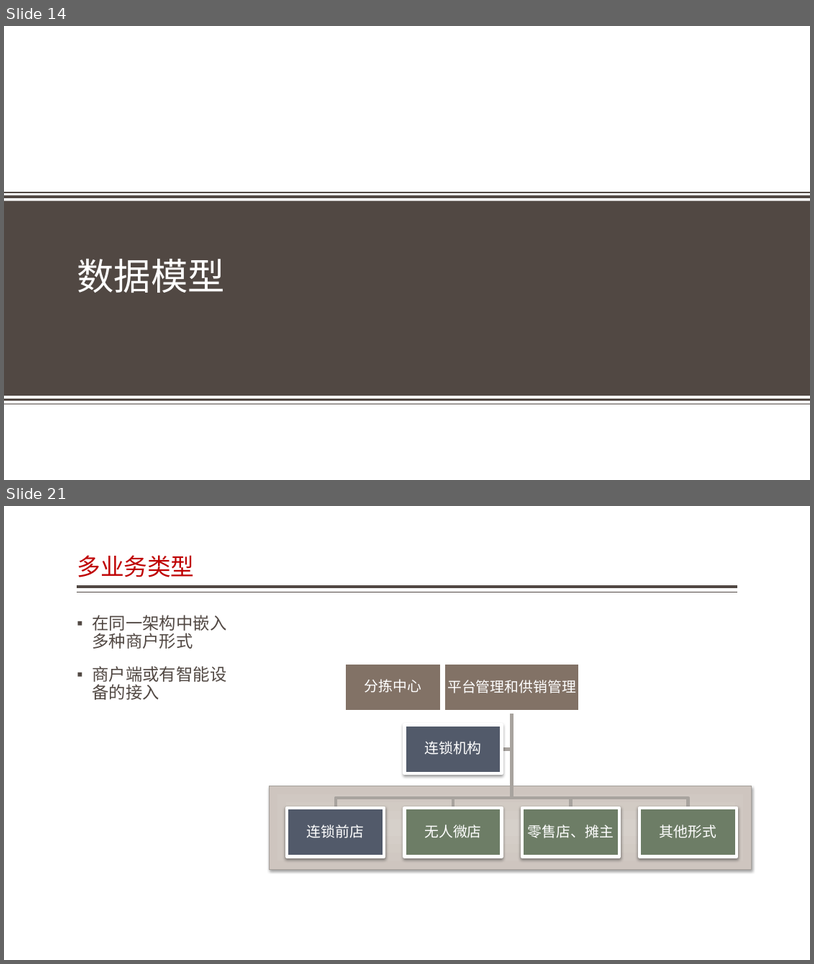
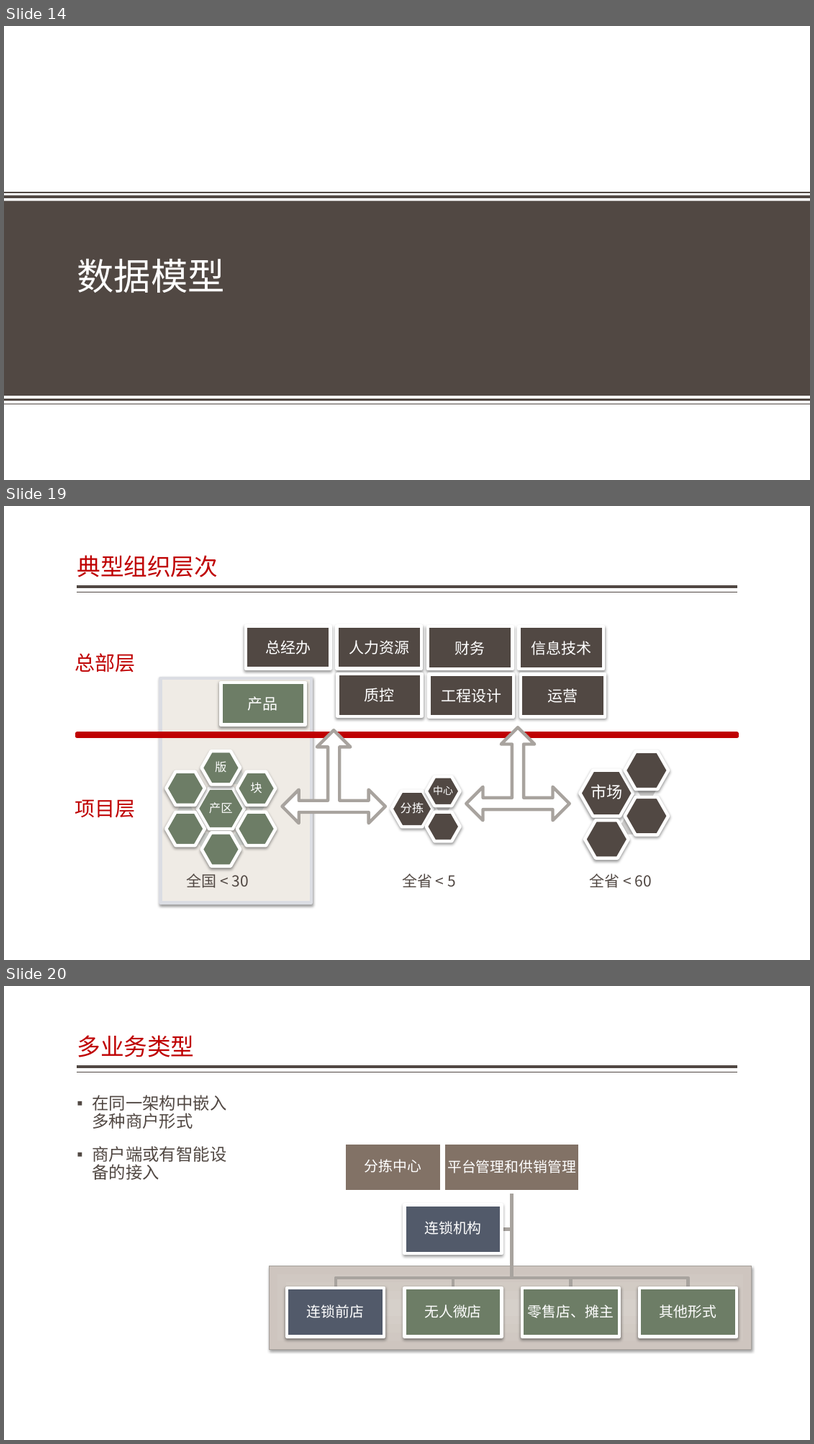
Before and after one commit to jzgi/chainsmart, a slide deck: Docs/品链应用参考设计.pptx. Shown one above the other, each under a label of ours: slides 14 and 21 before the commit, slides 14, 19 and 20 after it; the slides between them are not shown. The pictures are 814x964 and 814x1444 pixels, drawn with LibreOffice and Linux fonts; fonts in the diff are those of the drawing; background and template pictures are left out. Boxes give left, top, right and bottom in pixels: in the first picture for what was removed or moved away, otherwise in the second. Text is boxed around its words. In the diff, an @@ line names an element or a change of style, - is before the commit and + after.

```diff
--- a/Docs/品链应用参考设计.pptx
+++ b/Docs/品链应用参考设计.pptx
@@ slide 19 added at [4, 506, 810, 960], background #FFFFFF; not listed: 2 template elements that a slide beside it also shows @@
@@ title added at [77, 555, 218, 577], 28 pt, text #BF0102 @@
+典型组织层次
@@ rectangle added at [246, 626, 331, 668], fill #514843, outline #FFFFFF 3.82 pt, 18 pt, text #FFFFFF @@
+总经办
@@ rectangle added at [337, 626, 422, 668], fill #514843, outline #FFFFFF 3.82 pt, 18 pt, text #FFFFFF @@
+人力资源
@@ rectangle added at [428, 626, 513, 669], fill #514843, outline #FFFFFF 3.82 pt, 18 pt, text #FFFFFF @@
+财务
@@ rectangle added at [520, 626, 604, 669], fill #514843, outline #FFFFFF 3.82 pt, 18 pt, text #FFFFFF @@
+信息技术
@@ text added at [75, 653, 135, 672], 24 pt, text #BF0102 @@
+总部层
@@ rectangle added at [161, 678, 311, 903], fill #EFEBE5, outline #DBDDE3 3.82 pt @@
@@ rectangle added at [338, 674, 422, 716], fill #514843, outline #FFFFFF 3.82 pt, 18 pt, text #FFFFFF @@
+质控
@@ rectangle added at [430, 674, 514, 716], fill #514843, outline #FFFFFF 3.82 pt, 18 pt, text #FFFFFF @@
+工程设计
@@ rectangle added at [521, 674, 606, 716], fill #514843, outline #FFFFFF 3.82 pt, 18 pt, text #FFFFFF @@
+运营
@@ rectangle added at [221, 682, 306, 725], fill #6D7D66, outline #FFFFFF 3.82 pt, 18 pt, text #FFFFFF @@
+产品
@@ rectangle added at [77, 734, 738, 736], fill #BF0102, outline #BF0102 3.78 pt @@
@@ left right up arrow added at [282, 730, 386, 823], fill #FFFFFF, outline #A8A39E 3.78 pt @@
@@ left right up arrow added at [467, 728, 570, 821], fill #FFFFFF, outline #A8A39E 3.78 pt @@
@@ group added at [166, 751, 275, 866]: 12 hexagons, 3 texts @@
+产区
+版
+块
@@ text added at [75, 799, 135, 818], 24 pt, text #BF0102 @@
+项目层
@@ group added at [392, 777, 460, 841]: 4 hexagons, 2 texts @@
+分拣
+中心
@@ group added at [581, 752, 669, 857]: 6 hexagons, 1 text @@
+市场
@@ text added at [186, 873, 248, 888], 18 pt, text #514843 @@
+全国 < 30
@@ text added at [402, 873, 456, 888], 18 pt, text #514843 @@
+全省 < 5
@@ text added at [590, 873, 652, 888], 18 pt, text #514843 @@
+全省 < 60
@@ what was slide 21 is now slide 20 @@
```
Also in this commit, not shown: 9 slides changed, 1 other slide added, 7 slides removed, 35 other files.
